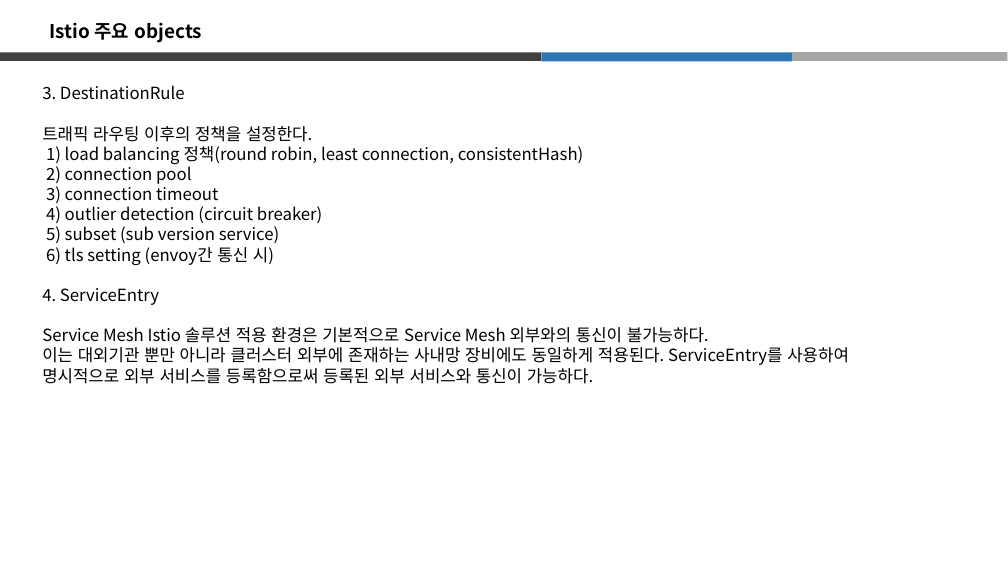
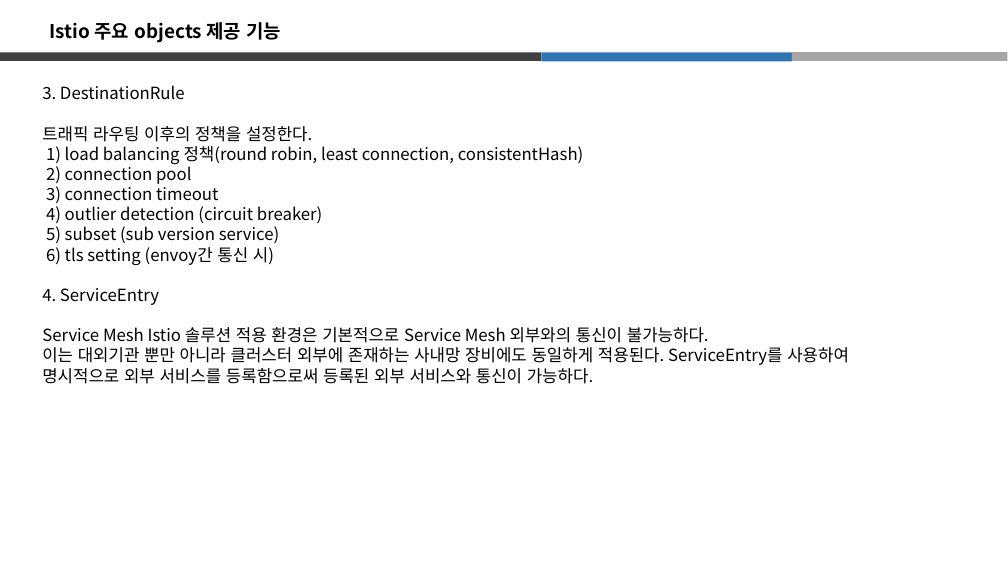
Before and after one commit to hkkkkq/fjfffffdsfdasfdsafdsafjfffffdsfdasfdsafdsafjfffffdsfdasfdsafdsafjfffffdsfdasfdsafdsa, a slide deck: slide 11 of deliverables/13. Tech Support/istio/Istio 소개.pptx (slide 10 before the commit). Drawn at 1008x567 pixels with LibreOffice and Linux fonts; fonts in the diff are those of the drawing. Boxes give left, top, right and bottom in pixels: in the first picture for what was removed or moved away, otherwise in the second. Text is boxed around its words. In the diff, an @@ line names an element or a change of style, - is before the commit and + after.

```diff
--- a/deliverables/13. Tech Support/istio/Istio 소개.pptx
+++ b/deliverables/13. Tech Support/istio/Istio 소개.pptx
@@ text at [49, 22, 281, 43]: text changed @@
-Istio 주요 objects
+Istio 주요 objects 제공 기능
```
Also in this commit, not shown: 5 other slides changed, 3 slides added, 2 other files.
